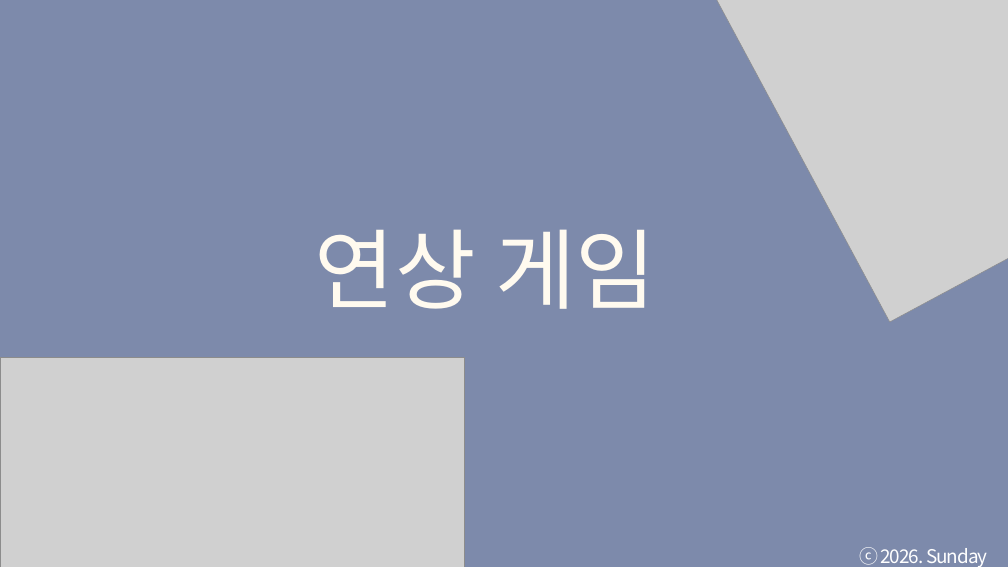
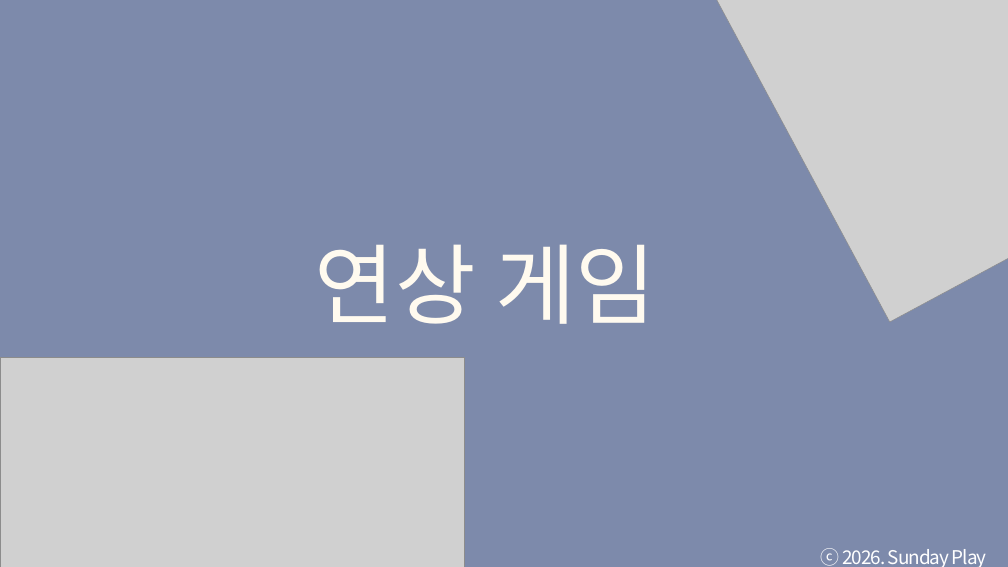
Before and after one commit to tkdgns25300/sunday_play, a slide deck: slide 3 of public/downloads/games/word-association/rules.pptx. Drawn at 1008x567 pixels with LibreOffice and Linux fonts; fonts in the diff are those of the drawing; grey boxes stand for pictures. Boxes give left, top, right and bottom in pixels: in the first picture for what was removed or moved away, otherwise in the second. Text is boxed around its words. In the diff, an @@ line names an element or a change of style, - is before the commit and + after.

```diff
--- a/public/downloads/games/word-association/rules.pptx
+++ b/public/downloads/games/word-association/rules.pptx
@@ text "연상 게임": place and size @@
-text "연상 게임" at <box>315,229,656,309</box>
+text "연상 게임" at <box>315,244,656,324</box>
@@ text "연상 게임" at <box>315,244,656,324</box>: font Calibri to Noto Sans CJK KR @@
@@ text "ⓒ 2026. Sunday Play" rewrapped from <box>859,547,988,567</box> to <box>821,548,987,567</box> @@
```
Also in this commit, not shown: 13 other slides changed, 3 other files.
